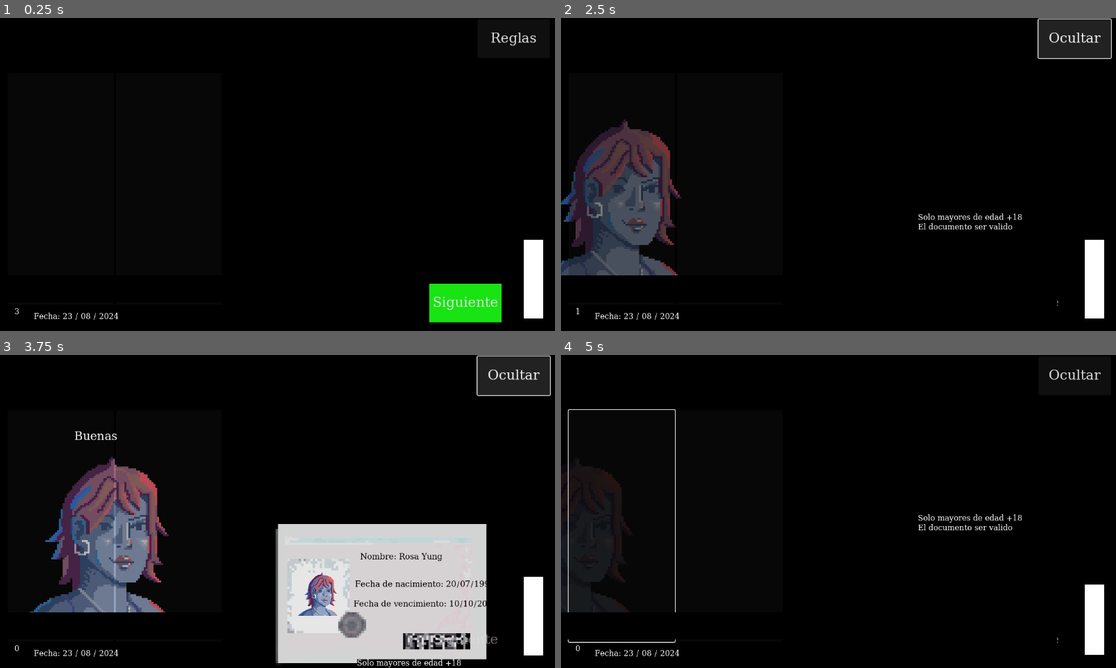
Above: before the commit, frames 1-4 (two rows, left to right).
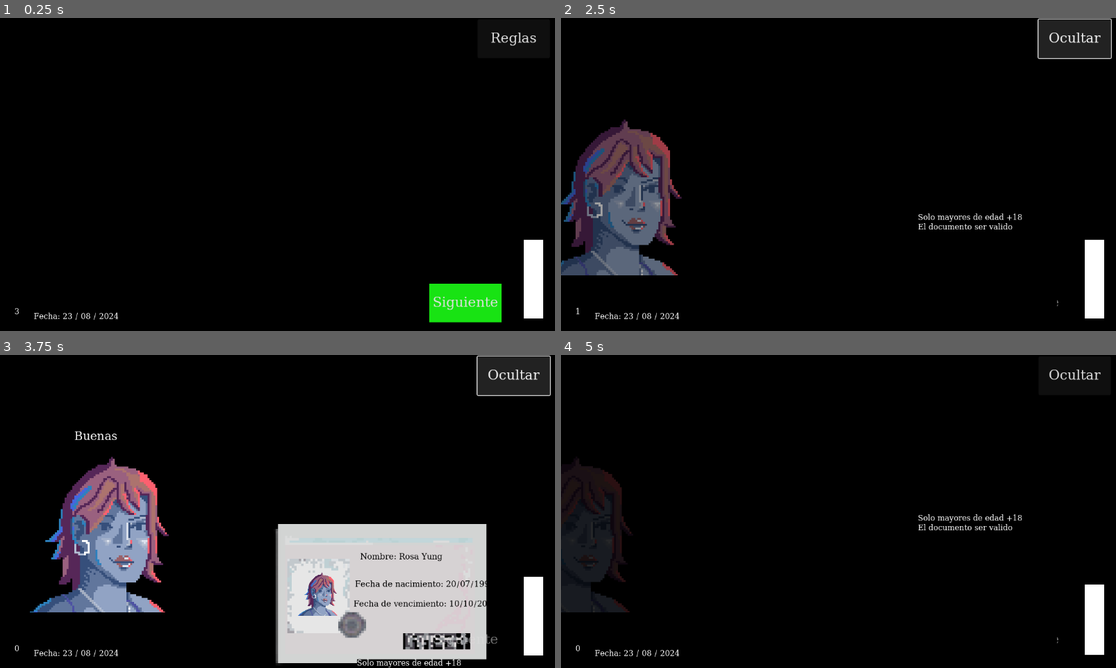
Above: after the commit, the same moments.

Repository: joacoague15/dni-en-mano
Game: Godot game, scene res://main_scene.tscn
Two runs of this game, one before a commit and one after it. Both use one fixed random seed, a clock stepped at 60 frames per second and the inputs below.
Inputs (mouse positions are in pixels of both pictures, inside the frame that each line leads up to):
- Up to frame 1 (0.25 s): no input
- Up to frame 2 (2.5 s): click "Reglas" at 0.5 s; click "Siguiente" at 1.25 s; click "Reglas" at 2 s
- Up to frame 3 (3.75 s): click "Ocultar" at 2.75 s; click "Reglas" at 3.5 s
- Up to frame 4 (5 s): click (622, 527) at 4.25 s

The runs differ from the first frame. In frame 2, 3.1% of the frame differs, in the area x 1-22%, y 36-83%; in frame 3, 6.2%, in the area x 5-31%, y 33-83%; in frame 4, 0.5%.

Commit message:
Added new way of accept / reject UI

Diff:
--- a/character_random_selector.gd
+++ b/character_random_selector.gd
@@ -26,6 +26,9 @@
 	{"name": "Valentina", "image": preload("res://characterImages/character2.png"), "problem": null, "dni": {"name": "Valentina Gomez", "born_date": "01/05/1996", "due_date": "10/07/2025", "document_photo": preload("res://characterImages/character2.png")}}
 ]
 
+var custom_cursor = load("res://characterImages/hand.png")
+var thumb_up_cursor= load("res://characterImages/thumb_up.png")
+var thumb_down_cursor= load("res://characterImages/thumb_down.png")
 var current_videogame_date = "23-08-2024"
 
 var selected_index = -1
@@ -37,10 +40,11 @@
 var selected_person
 
 func _ready():
+	Input.set_custom_mouse_cursor(custom_cursor, 0, Vector2(64, 64))
 	vertical_bar.value = 0
 	apply_rules()
-	accept_button.disabled = true
-	reject_button.disabled = true
+	accept_button.visible = false
+	reject_button.visible = false
 
 func new_selected_person():
 	while selected_index == previous_index:
@@ -65,8 +69,8 @@
 
 func handle_accept_reject(problem, wasAccepted):
 	var correct_choice = false
-	accept_button.disabled = true
-	reject_button.disabled = true
+	accept_button.visible = false
+	reject_button.visible = false
 	dni_animation_player.play("dni_disappear")
 	if problem in ["due_date", "born_date"]:
 		if wasAccepted:
@@ -115,8 +119,6 @@
 		character_animation_player.play("character_idle")
 	if animation_name == "character_enter" or animation_name == "character_no_enter":
 		next_button.disabled = false
-		accept_button.disabled = true
-		reject_button.disabled = true
 
 func _on_animation_player_animation_started(animation_name):
 	if animation_name == "character_idle":
@@ -133,5 +135,18 @@
 
 func _on_dni_animation_player_animation_finished(animation_name):
 	if animation_name == "dni_appear":
-		accept_button.disabled = false
-		reject_button.disabled = false
+		accept_button.visible = true
+		reject_button.visible = true
+
+
+func _on_accept_button_mouse_entered():
+	Input.set_custom_mouse_cursor(thumb_up_cursor, 0, Vector2(64, 64))
+
+func _on_reject_button_mouse_entered():
+	Input.set_custom_mouse_cursor(thumb_down_cursor, 0, Vector2(64, 64))
+
+func _on_accept_button_mouse_exited():
+	Input.set_custom_mouse_cursor(custom_cursor, 0, Vector2(64, 64))
+
+func _on_reject_button_mouse_exited():
+	Input.set_custom_mouse_cursor(custom_cursor, 0, Vector2(64, 64))
--- a/main_scene.tscn
+++ b/main_scene.tscn
@@ -233,20 +233,14 @@
 "character_no_enter": SubResource("Animation_fba82")
 }
 
-[sub_resource type="StyleBoxFlat" id="StyleBoxFlat_0s8he"]
-bg_color = Color(0.6, 0.941176, 0.6, 1)
-
-[sub_resource type="StyleBoxFlat" id="StyleBoxFlat_gfm07"]
-bg_color = Color(0.6, 0, 0.6, 1)
+[sub_resource type="StyleBoxFlat" id="StyleBoxFlat_dg1wr"]
+bg_color = Color(0.0941176, 0.890196, 0.0745098, 1)
+
+[sub_resource type="StyleBoxFlat" id="StyleBoxFlat_4f0mv"]
+bg_color = Color(0.494118, 0.886275, 0.258824, 1)
 
 [sub_resource type="StyleBoxFlat" id="StyleBoxFlat_qrig6"]
 bg_color = Color(0.6, 0.6, 0.6, 0)
-
-[sub_resource type="StyleBoxFlat" id="StyleBoxFlat_4f0mv"]
-bg_color = Color(0.494118, 0.886275, 0.258824, 1)
-
-[sub_resource type="StyleBoxFlat" id="StyleBoxFlat_dg1wr"]
-bg_color = Color(0.0941176, 0.890196, 0.0745098, 1)
 
 [sub_resource type="StyleBoxFlat" id="StyleBoxFlat_nu1mr"]
 bg_color = Color(0, 0, 0, 1)
@@ -378,24 +372,6 @@
 "": SubResource("AnimationLibrary_3vq8n")
 }
 
-[node name="AcceptButton" type="Button" parent="."]
-offset_left = -330.0
-offset_top = -216.0
-offset_right = -110.0
-offset_bottom = 264.0
-theme_override_fonts/font = ExtResource("4_wwmhm")
-theme_override_font_sizes/font_size = 28
-theme_override_styles/normal = SubResource("StyleBoxFlat_0s8he")
-
-[node name="RejectButton" type="Button" parent="."]
-offset_left = -554.0
-offset_top = -216.0
-offset_right = -334.0
-offset_bottom = 264.0
-theme_override_fonts/font = ExtResource("4_wwmhm")
-theme_override_font_sizes/font_size = 24
-theme_override_styles/normal = SubResource("StyleBoxFlat_gfm07")
-
 [node name="ShowRulesButton" type="Button" parent="."]
 offset_left = 420.0
 offset_top = -327.0
@@ -412,9 +388,9 @@
 offset_bottom = 300.0
 theme_override_fonts/font = ExtResource("4_wwmhm")
 theme_override_font_sizes/font_size = 28
+theme_override_styles/normal = SubResource("StyleBoxFlat_dg1wr")
+theme_override_styles/hover = SubResource("StyleBoxFlat_4f0mv")
 theme_override_styles/disabled = SubResource("StyleBoxFlat_qrig6")
-theme_override_styles/hover = SubResource("StyleBoxFlat_4f0mv")
-theme_override_styles/normal = SubResource("StyleBoxFlat_dg1wr")
 text = "Siguiente"
 
 [node name="ResultLabel" type="Label" parent="."]
@@ -498,10 +474,32 @@
 offset_bottom = 259.0
 color = Color(0, 0, 0, 1)
 
+[node name="AcceptButton" type="Button" parent="."]
+show_behind_parent = true
+offset_left = -330.0
+offset_top = -216.0
+offset_right = -110.0
+offset_bottom = 264.0
+theme_override_fonts/font = ExtResource("4_wwmhm")
+theme_override_font_sizes/font_size = 28
+
+[node name="RejectButton" type="Button" parent="."]
+show_behind_parent = true
+offset_left = -554.0
+offset_top = -216.0
+offset_right = -334.0
+offset_bottom = 264.0
+theme_override_fonts/font = ExtResource("4_wwmhm")
+theme_override_font_sizes/font_size = 24
+
 [connection signal="animation_finished" from="DNIInformation/DNIAnimationPlayer" to="." method="_on_dni_animation_player_animation_finished"]
 [connection signal="animation_finished" from="CharacterSprite/AnimationPlayer" to="." method="_on_animation_player_animation_finished"]
 [connection signal="animation_started" from="CharacterSprite/AnimationPlayer" to="." method="_on_animation_player_animation_started"]
-[connection signal="pressed" from="AcceptButton" to="." method="_on_accept_button_pressed"]
-[connection signal="pressed" from="RejectButton" to="." method="_on_reject_button_pressed"]
 [connection signal="pressed" from="ShowRulesButton" to="." method="_on_show_rules_button_pressed"]
 [connection signal="pressed" from="NextButton" to="." method="_on_next_button_pressed"]
+[connection signal="mouse_entered" from="AcceptButton" to="." method="_on_accept_button_mouse_entered"]
+[connection signal="mouse_exited" from="AcceptButton" to="." method="_on_accept_button_mouse_exited"]
+[connection signal="pressed" from="AcceptButton" to="." method="_on_accept_button_pressed"]
+[connection signal="mouse_entered" from="RejectButton" to="." method="_on_reject_button_mouse_entered"]
+[connection signal="mouse_exited" from="RejectButton" to="." method="_on_reject_button_mouse_exited"]
+[connection signal="pressed" from="RejectButton" to="." method="_on_reject_button_pressed"]
--- a/project.godot
+++ b/project.godot
@@ -12,7 +12,7 @@
 
 config/name="DNIenMano"
 run/main_scene="res://main_scene.tscn"
-config/features=PackedStringArray("4.3", "GL Compatibility")
+config/features=PackedStringArray("4.2", "GL Compatibility")
 config/icon="res://icon.svg"
 
 [display]
Binary file added: characterImages/hand.png
Not shown, added: characterImages/hand.png.import
Not shown, added: characterImages/hand_icon.png.import
Binary file added: characterImages/thumb_down.png
Not shown, added: characterImages/thumb_down.png.import
Not shown, added: characterImages/thumb_down_icon.png.import
Binary file added: characterImages/thumb_up.png
Not shown, added: characterImages/thumb_up.png.import
Not shown, added: characterImages/thumb_up_icon.png.import
Not shown, changed: dni_font.ttf.import
Not shown: 1 places in main_scene.tscn that only renumber resources
